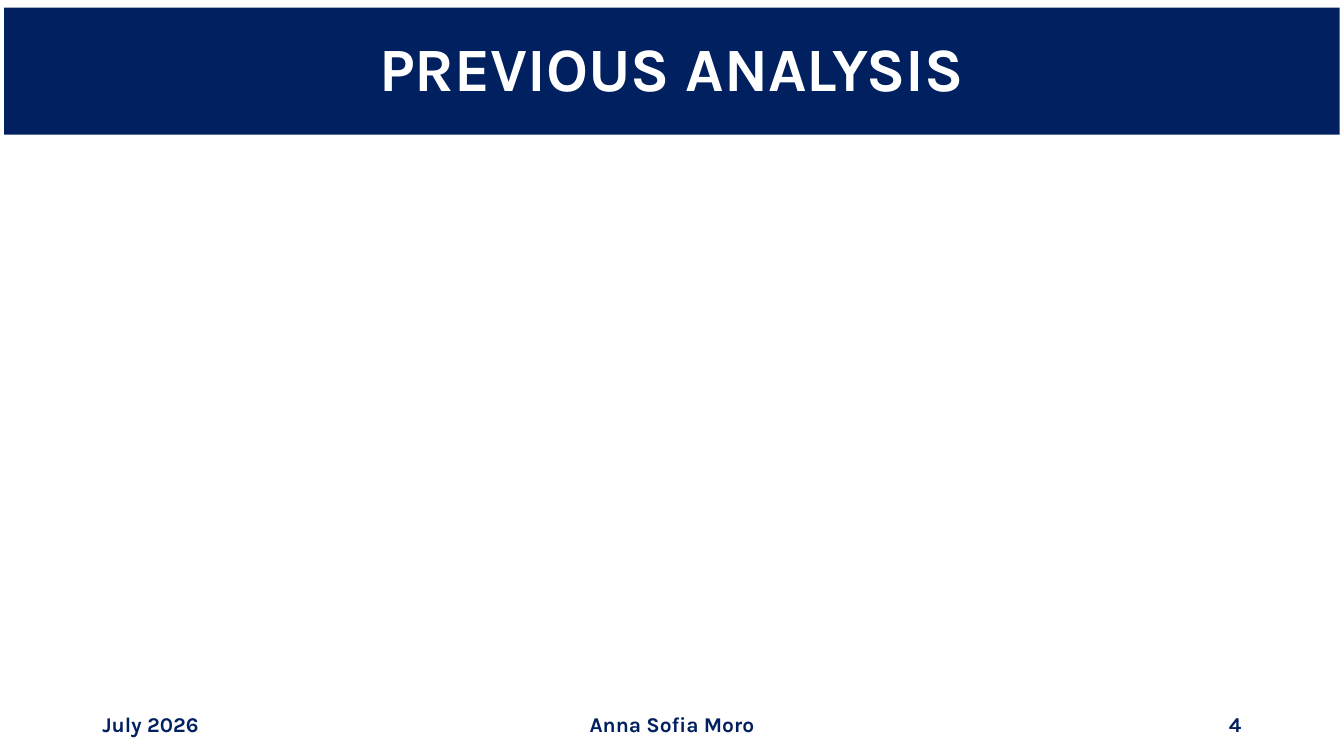
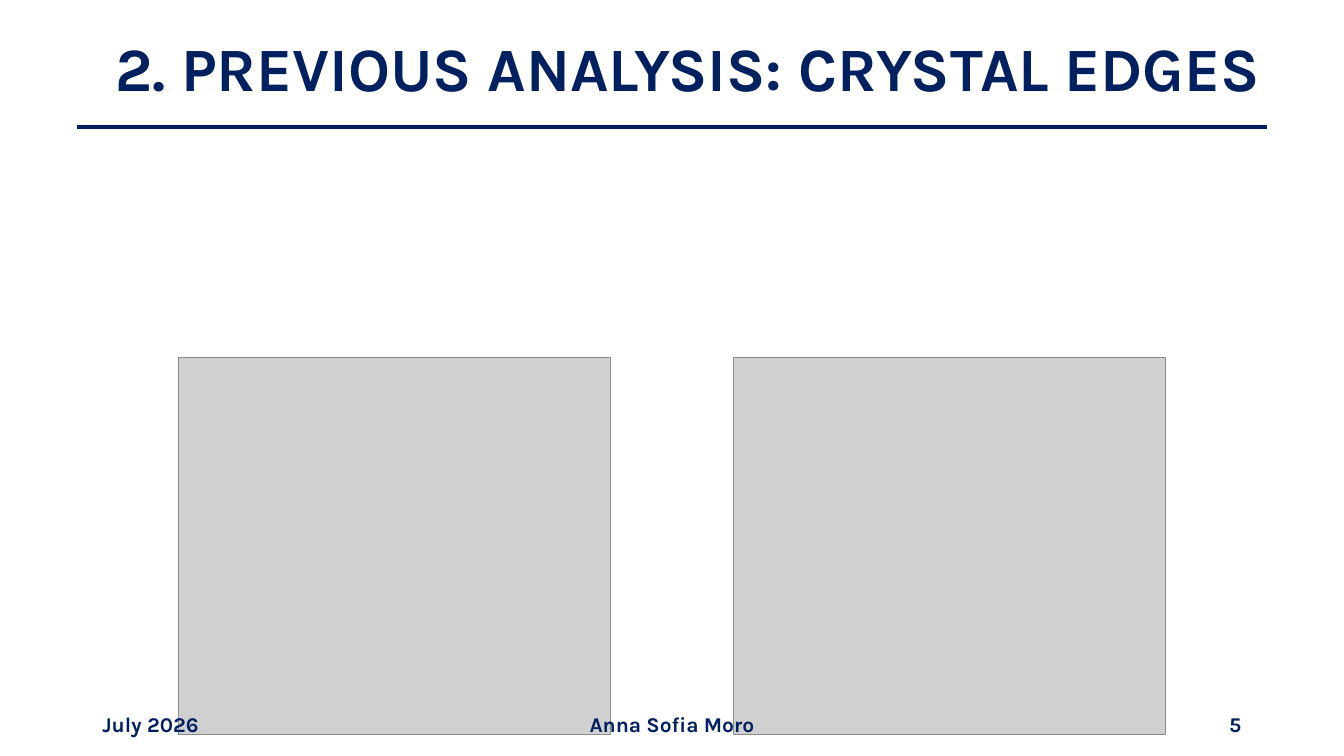
Before and after one commit to annaasofia/tesi, a slide deck: slide 5 of slides/week4.pptx (slide 4 before the commit). Drawn at 1344x756 pixels with LibreOffice and Linux fonts; fonts in the diff are those of the drawing; grey boxes stand for pictures. Boxes give left, top, right and bottom in pixels: in the first picture for what was removed or moved away, otherwise in the second. Text is boxed around its words. In the diff, an @@ line names an element or a change of style, - is before the commit and + after.

```diff
--- a/slides/week4.pptx
+++ b/slides/week4.pptx
@@ title "2. PREVIOUS ANALYSIS: CRYSTAL EDGES": place and size @@
-title "2. PREVIOUS ANALYSIS: CRYSTAL EDGES" at (4, 8, 1340, 135)
+title "2. PREVIOUS ANALYSIS: CRYSTAL EDGES" at (115, 50, 1260, 92)
@@ title "2. PREVIOUS ANALYSIS: CRYSTAL EDGES" at (115, 50, 1260, 92): fill #002060 to none @@
@@ title at (115, 50, 1260, 92): text changed; text colour #FFFFFF to #002060 @@
-PREVIOUS ANALYSIS
+2. PREVIOUS ANALYSIS: CRYSTAL EDGES
@@ line added from (77, 127) to (1267, 127), #002060 3 pt @@
@@ picture added at (178, 358, 611, 735) @@
@@ picture added at (733, 358, 1166, 735) @@
@@ page number at (1229, 718, 1241, 733): text changed @@
-4
+5
```
Also in this commit, not shown: 18 other slides changed, 6 slides added, 6 slides removed, 2 other files.
